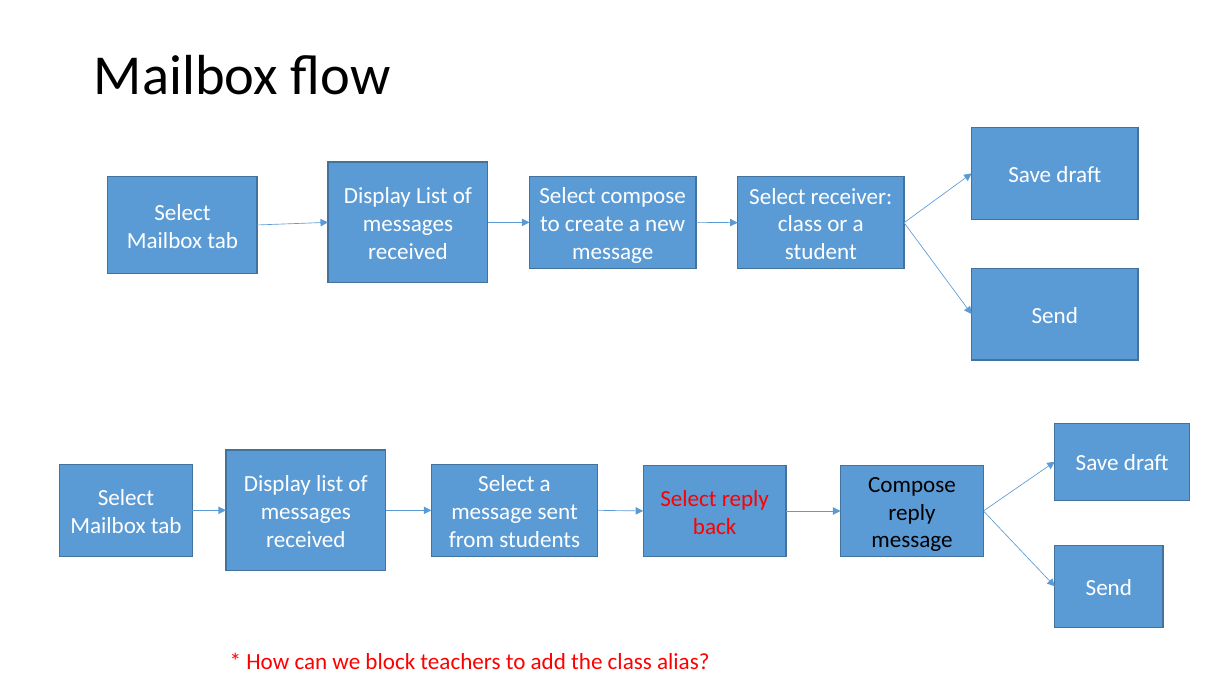
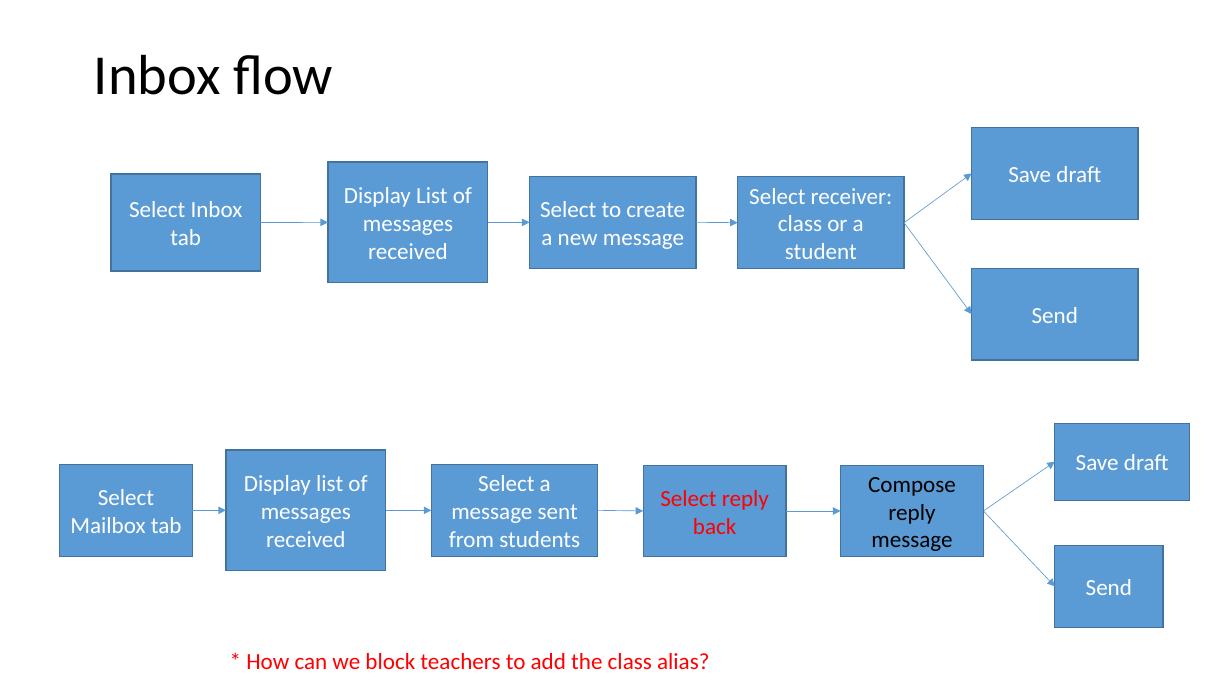
Before and after one commit to Wu-Fei/Parrot-Wireframe, a slide deck: slide 5 of Admin tool flow.pptx (slide 4 before the commit). Drawn at 1232x693 pixels with LibreOffice and Linux fonts; fonts in the diff are those of the drawing. Boxes give left, top, right and bottom in pixels: in the first picture for what was removed or moved away, otherwise in the second. Text is boxed around its words. In the diff, an @@ line names an element or a change of style, - is before the commit and + after.

```diff
--- a/Admin tool flow.pptx
+++ b/Admin tool flow.pptx
@@ title at <box>94,54,333,95</box>: text changed @@
-Mailbox flow
+Inbox flow
@@ text in rectangle at <box>129,201,243,245</box>: text changed @@
-Select Mailbox tab
+Select Inbox tab
@@ text in rectangle at <box>540,201,685,249</box>: text changed @@
-Select compose to create a new message
+Select to create a new message
@@ arrow moved from (257, 226) - (328, 223) to (261, 223) - (328, 223) @@
```
Also in this commit, not shown: 4 other slides changed, 1 slide added, 1 other file.
